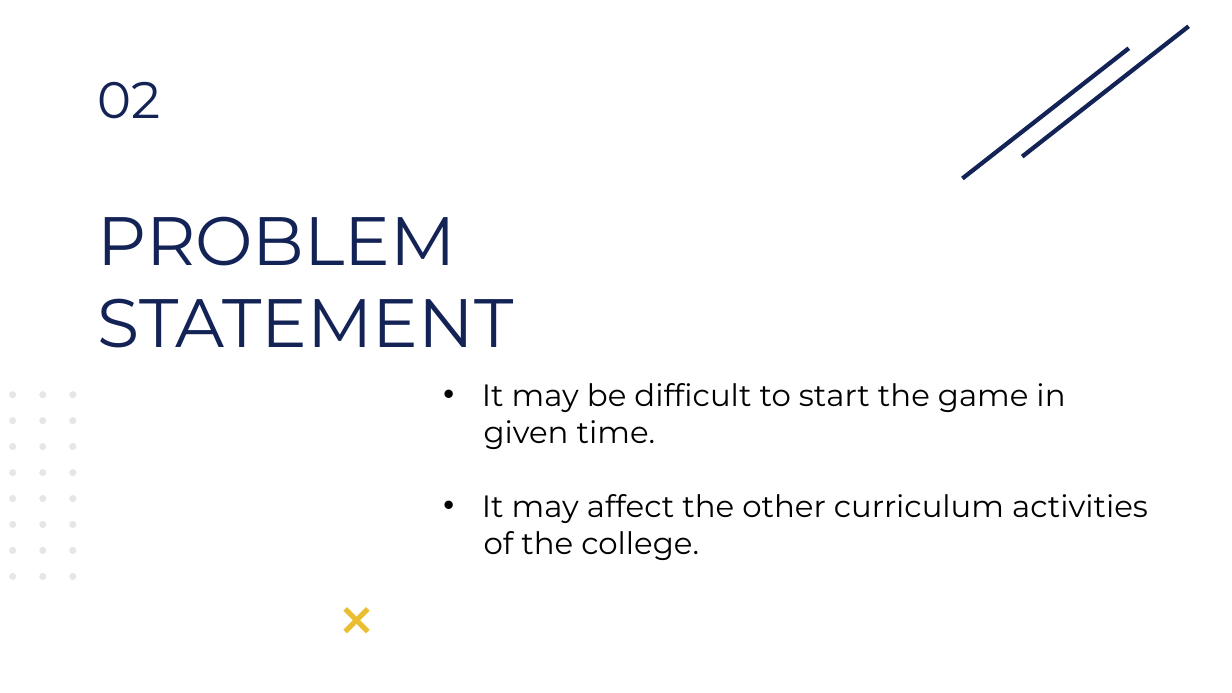
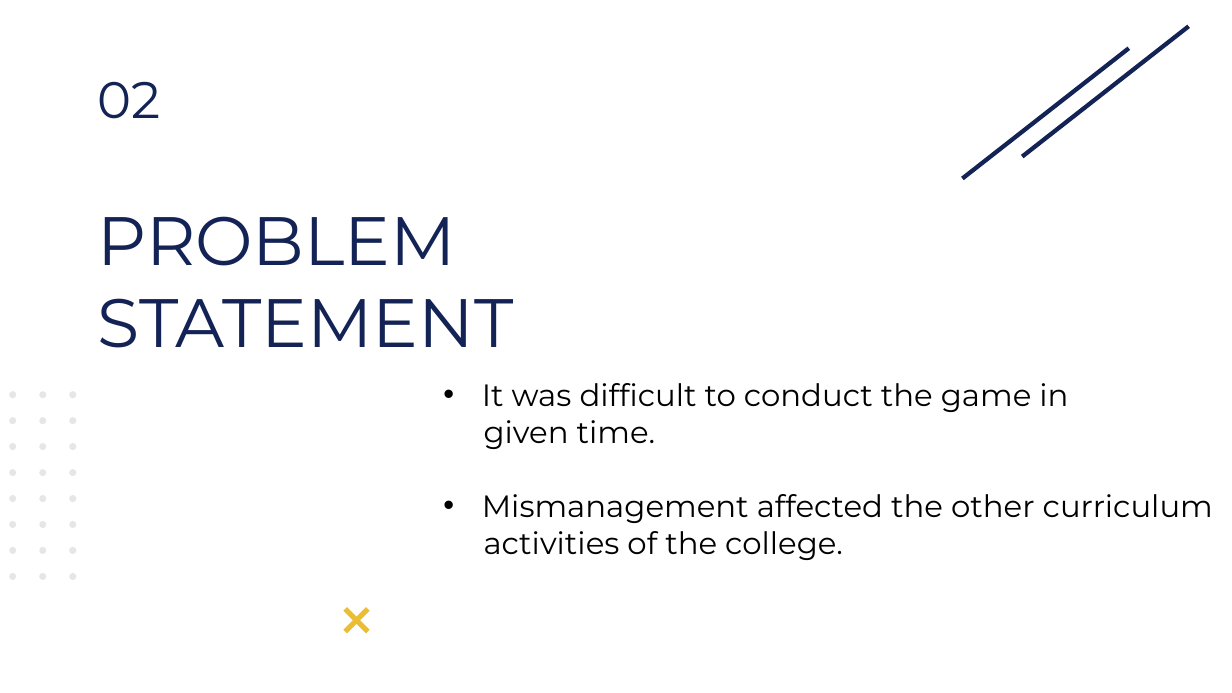
Before and after one commit to bibashmgr/gcesports, a slide deck: slide 4 of docs/GCESports.pptx. Drawn at 1232x693 pixels with LibreOffice and Linux fonts; fonts in the diff are those of the drawing. Boxes give left, top, right and bottom in pixels: in the first picture for what was removed or moved away, otherwise in the second. Text is boxed around its words. In the diff, an @@ line names an element or a change of style, - is before the commit and + after.

```diff
--- a/docs/GCESports.pptx
+++ b/docs/GCESports.pptx
@@ text at bbox=[482, 383, 1068, 412]: text changed @@
-• It may be difficult to start the game in
+• It was difficult to conduct the game in
@@ text at bbox=[482, 494, 1213, 560]: text changed @@
-• It may affect the other curriculum activities
-of the college.
+• Mismanagement affected the other curriculum
+activities of the college.
```
Also in this commit, not shown: 1 other slide changed, 3 other files.
